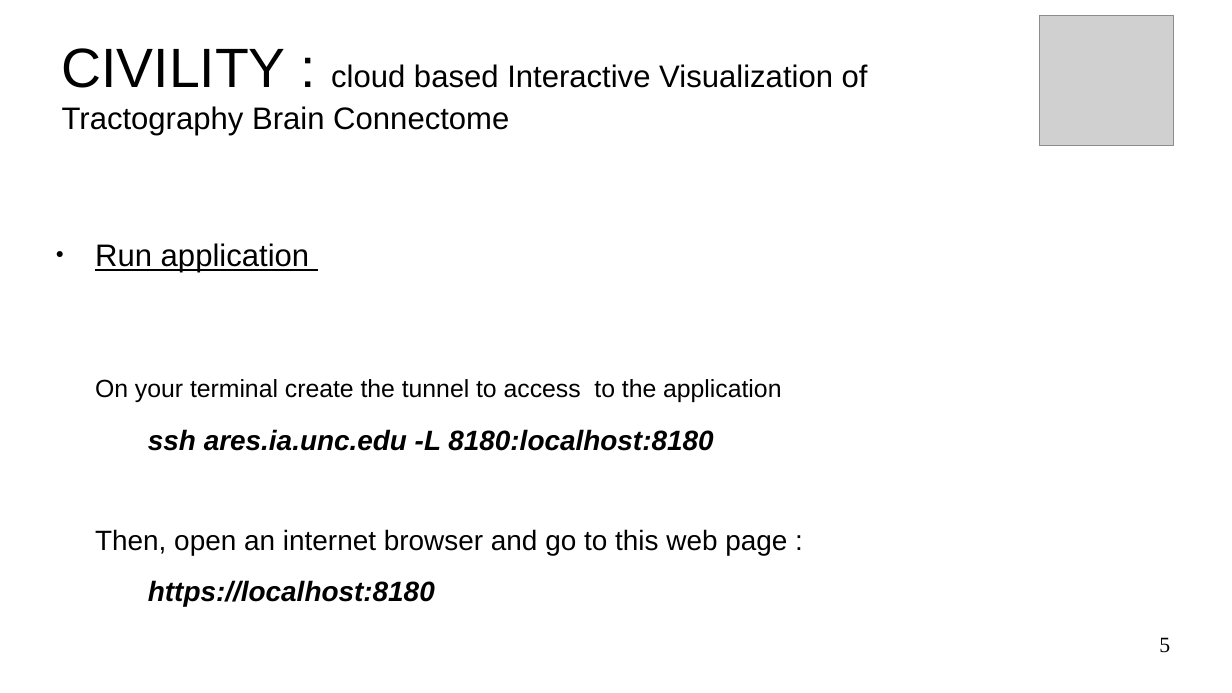
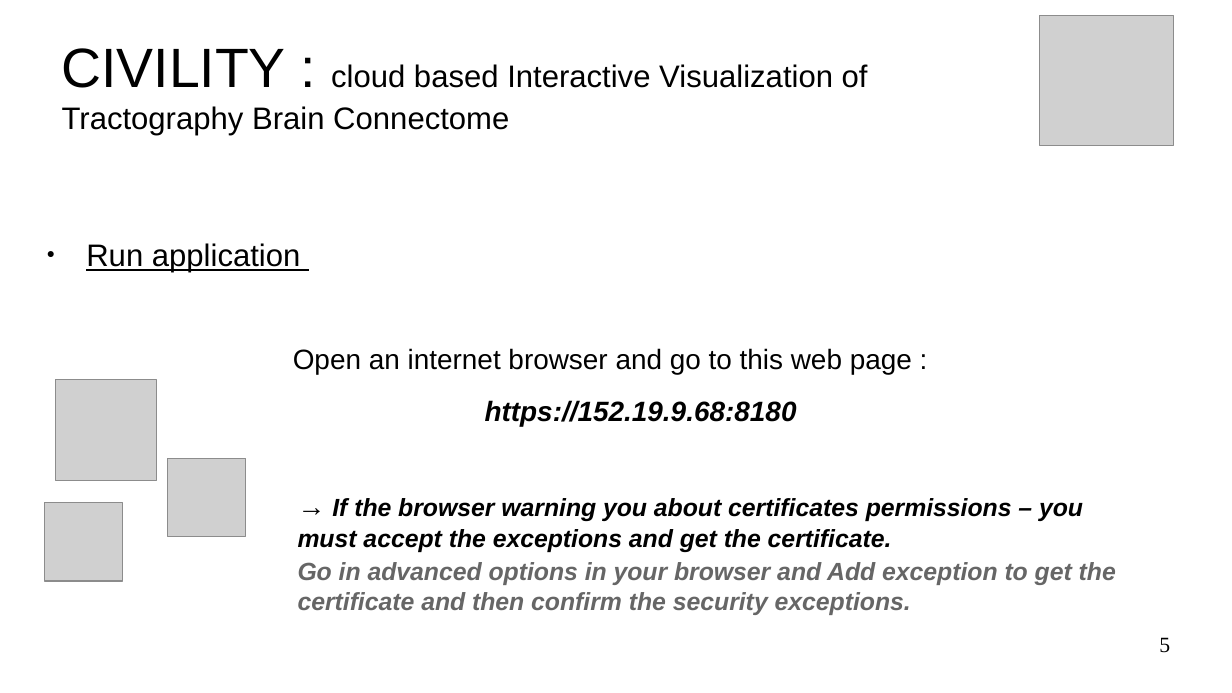
Before and after one commit to NIRALUser/CIVILITY, a slide deck: slide 5 of Documentation/tutorialCIVILITY.odp. Drawn at 1232x693 pixels with LibreOffice and Linux fonts; fonts in the diff are those of the drawing; grey boxes stand for pictures; background and template pictures are left out. Boxes give left, top, right and bottom in pixels: in the first picture for what was removed or moved away, otherwise in the second. Text is boxed around its words. In the diff, an @@ line names an element or a change of style, - is before the commit and + after.

Commit message:
DOC: update the tutorial with correct web URL

```diff
--- a/Documentation/tutorialCIVILITY.odp
+++ b/Documentation/tutorialCIVILITY.odp
@@ text "Run application": place and size @@
-text "Run application" at box(95, 243, 787, 606)
+text "Run application" at box(86, 243, 1116, 615)
@@ text at box(293, 348, 1116, 615): text changed; size 18 to 16 pt; bold on; italic on @@
-On your terminal create the tunnel to access to the application
-  ssh ares.ia.unc.edu -L 8180:localhost:8180
-Then, open an internet browser and go to this web page :
-  https://localhost:8180
+Open an internet browser and go to this web page :
+  https://152.19.9.68:8180
+        → If the browser warning you about certificates permissions – you must accept the exceptions and get the certificate.
+        Go in advanced options in your browser and Add exception to get the certificate and then confirm the security exceptions.
@@ picture added at box(56, 380, 157, 481) @@
@@ picture added at box(168, 458, 246, 537) @@
@@ picture added at box(45, 503, 123, 581) @@
```
